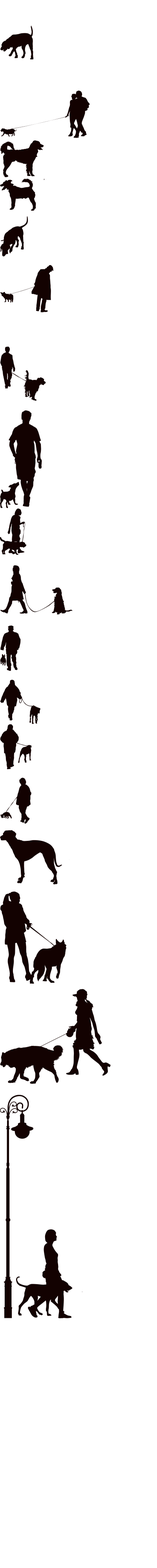
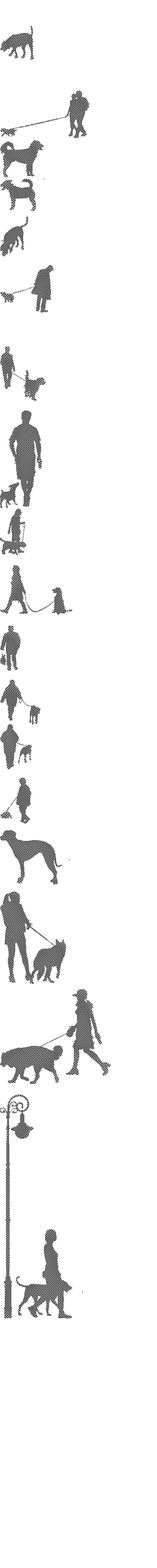
The second 157px x 1568px image is a revision of the first. Changes to its layers:
painted on "图层 19" over box(0, 25, 111, 1319)
removed layer "图层 18" over box(0, 989, 111, 1084)
removed layer "图层 17" over box(0, 891, 67, 984)
removed layer "图层 16" over box(0, 829, 70, 885)
removed layer "图层 15" over box(0, 140, 45, 180)
removed layer "图层 14" over box(0, 777, 32, 824)
removed layer "图层 13" over box(0, 724, 32, 770)
removed layer "图层 12" over box(0, 679, 41, 725)
removed layer "图层 11" over box(0, 625, 21, 672)
removed layer "图层 10" over box(0, 565, 73, 615)
removed layer "图层 9" over box(0, 508, 27, 556)
removed layer "图层 8" over box(0, 215, 29, 257)
removed layer "图层 7" over box(0, 410, 42, 509)
removed layer "图层 6" over box(0, 346, 46, 402)
removed layer "图层 5" over box(0, 264, 54, 313)
removed layer "图层 4" over box(0, 178, 37, 211)
removed layer "图层 3" over box(0, 90, 90, 138)
removed layer "图层 2" over box(0, 25, 34, 60)
